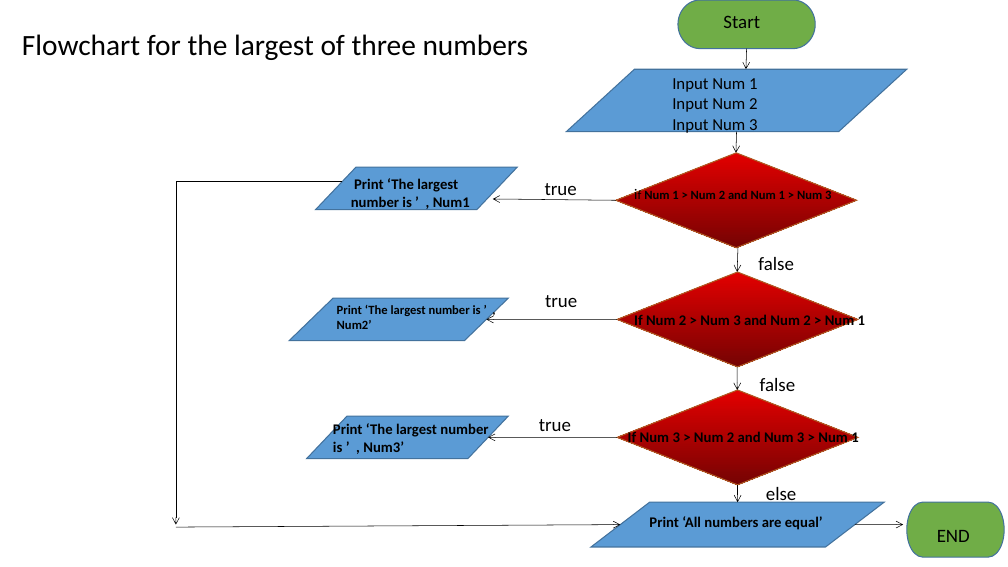
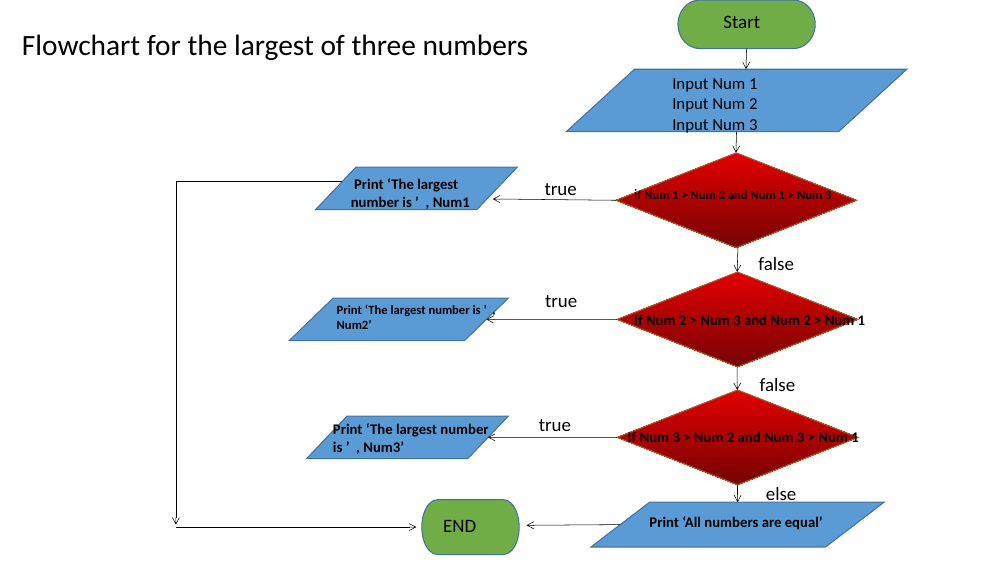
Before and after one commit to ehianeoigiagbepau/ehianeCSC102, a slide deck: slide 7 of EhianeAA1.pptx. Drawn at 1008x567 pixels with LibreOffice and Linux fonts; fonts in the diff are those of the drawing. Boxes give left, top, right and bottom in pixels: in the first picture for what was removed or moved away, otherwise in the second. Text is boxed around its words. In the diff, an @@ line names an element or a change of style, - is before the commit and + after.

```diff
--- a/EhianeAA1.pptx
+++ b/EhianeAA1.pptx
@@ pill shape: place and size @@
-pill shape at [907, 502, 1005, 557]
+pill shape at [422, 500, 520, 555]
@@ arrow moved from (176, 527) - (621, 525) to (176, 527) - (417, 527) @@
@@ text "END": place and size @@
-text "END" at [937, 530, 970, 542]
+text "END" at [443, 520, 476, 532]
@@ arrow moved from (855, 525) - (904, 525) to (621, 525) - (527, 526) @@
```
Also in this commit, not shown: 2 other slides changed, 1 other file.
